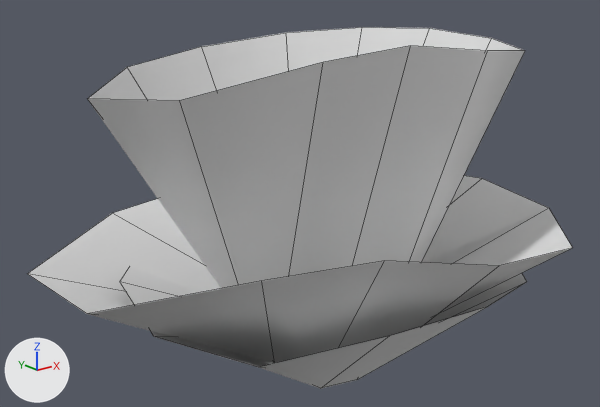
The FBX model OvershootProject/Assets/VFX/FX_RocketFlame.fbx as it was, and as the next commit left it.
The view is the same before and after, from a 50 mm lens placed at (-1.591, -1.944, 1.261), pointed at (-0.049, -0.017, 0.49). The lights are fixed; the arrows at lower left show +X, +Y and +Z. Mesh edges are drawn as thin lines. Vertices at the same position are counted once.
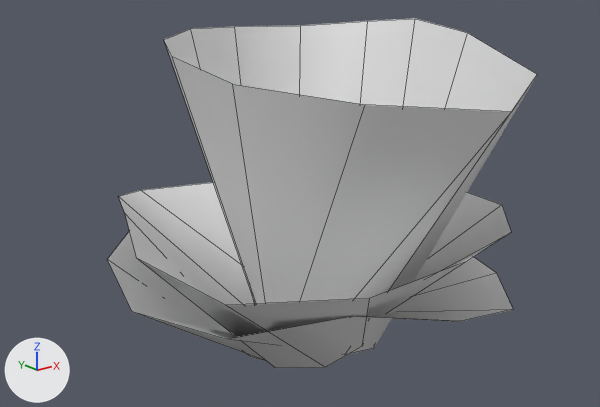
Patch to the scene script:
```diff
--- a/OvershootProject/Assets/VFX/FX_RocketFlame.fbx.py
+++ b/OvershootProject/Assets/VFX/FX_RocketFlame.fbx.py
@@ me_cylinder_001 @@
 # used by ob_cylinder; location = (0.0, 0.0, 0.0)
-me_cylinder_001.from_pydata(...)  # 70 vertices, 36 faces; spans x -0.827..0.598, y -0.756..0.602, z -0.046..1.026
+me_cylinder_001.from_pydata(...)  # 72 vertices, 36 faces; spans x -0.686..0.658, y -0.721..0.778, z -0.046..1.026
+# me_cylinder_001 part 1: the loose piece of 24 vertices spanning x -0.639..0.596, y -0.673..0.602, z -0.046..0.367 is turned -122.4 degrees about the z axis through its middle, then moved by (0.036, 0.038, 0.0)
+# me_cylinder_001 part 2: the loose piece of 46 vertices spanning x -0.827..0.598, y -0.756..0.595, z 0.016..1.026 is rebuilt with 24 vertices and now spans x -0.465..0.445, y -0.721..0.486, z 0.016..1.026
+# me_cylinder_001 part 3: a new loose piece of 24 vertices spanning x -0.686..0.658, y -0.679..0.778, z 0.016..0.532
```

What differs and where, as boxes [x1, y1, x2, y2] in the pictures (600 x 407 px; the box of a moved part takes in the faces that stretch with it):
'Cylinder', reshaped (21% narrower): before [28, 27, 572, 389]; after [107, 18, 537, 368]
part 1 of me_cylinder_001, moved or reshaped: before [120, 267, 527, 389]; after [107, 231, 513, 361]
part 2 of me_cylinder_001, rebuilt (31% narrower): before [28, 27, 572, 363]; after [164, 18, 537, 355]
part 3 of me_cylinder_001, added: after [119, 182, 511, 368]
